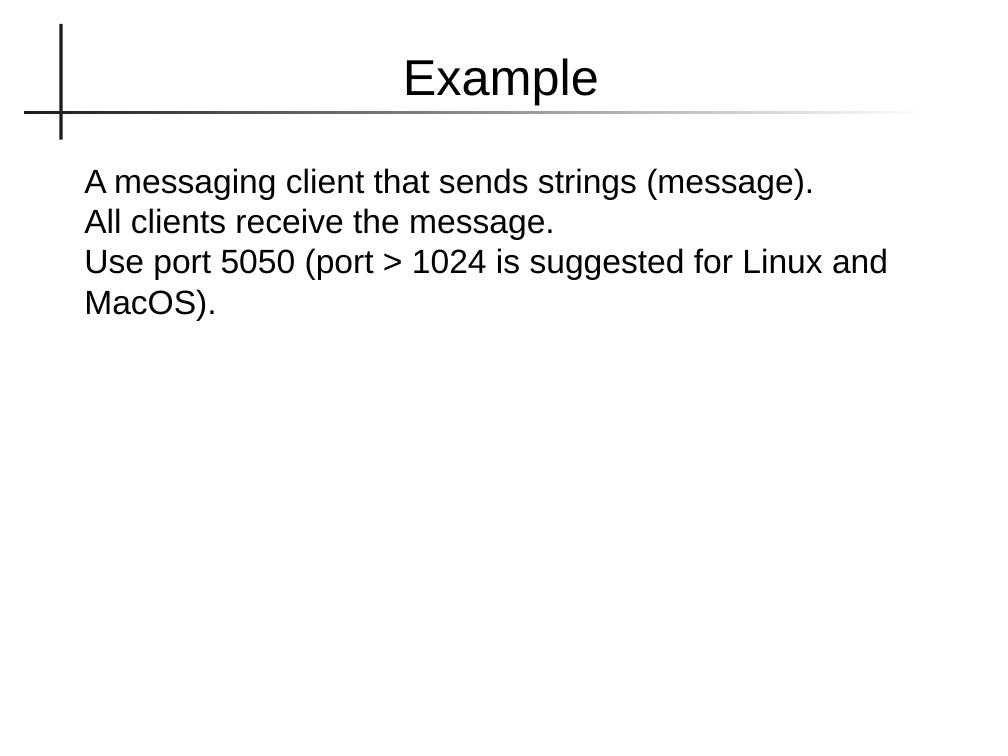
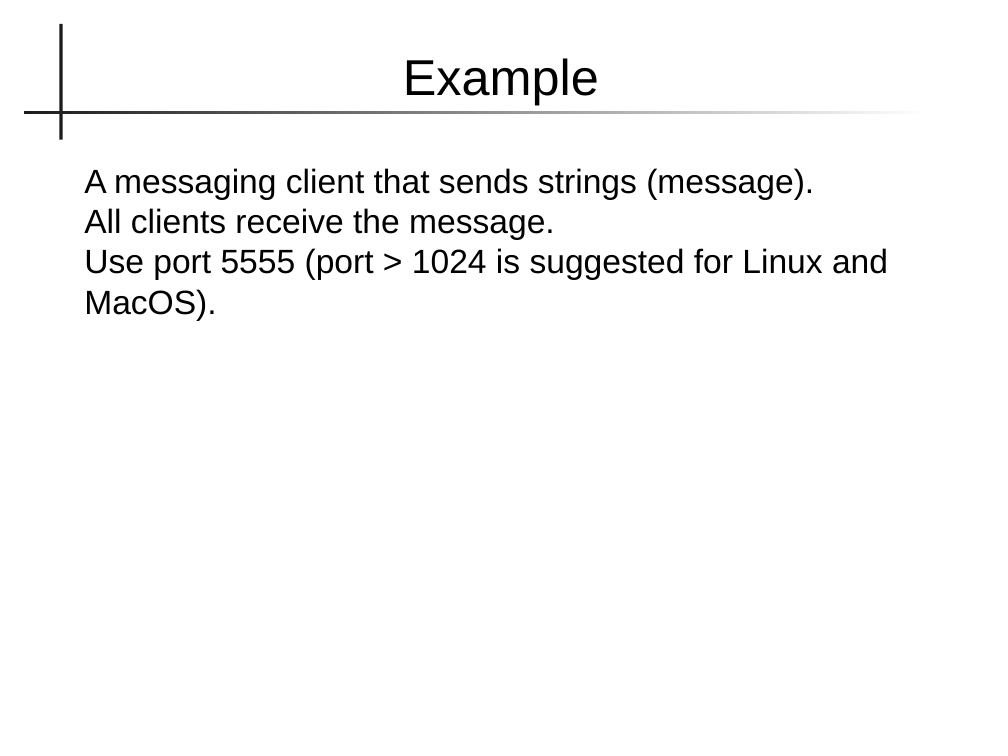
Before and after one commit to skeoop/skeoop.github.io, a slide deck: slide 11 of week11/Frameworks.pptx. Drawn at 1008x756 pixels with LibreOffice and Linux fonts; fonts in the diff are those of the drawing. Boxes give left, top, right and bottom in pixels: in the first picture for what was removed or moved away, otherwise in the second. Text is boxed around its words. In the diff, an @@ line names an element or a change of style, - is before the commit and + after.

```diff
--- a/week11/Frameworks.pptx
+++ b/week11/Frameworks.pptx
@@ text at (84, 248, 888, 321): text changed @@
-Use port 5050 (port > 1024 is suggested for Linux and MacOS).
+Use port 5555 (port > 1024 is suggested for Linux and MacOS).
```
Also in this commit, not shown: 1 other slide changed, 1 slide added, 3 other files.
